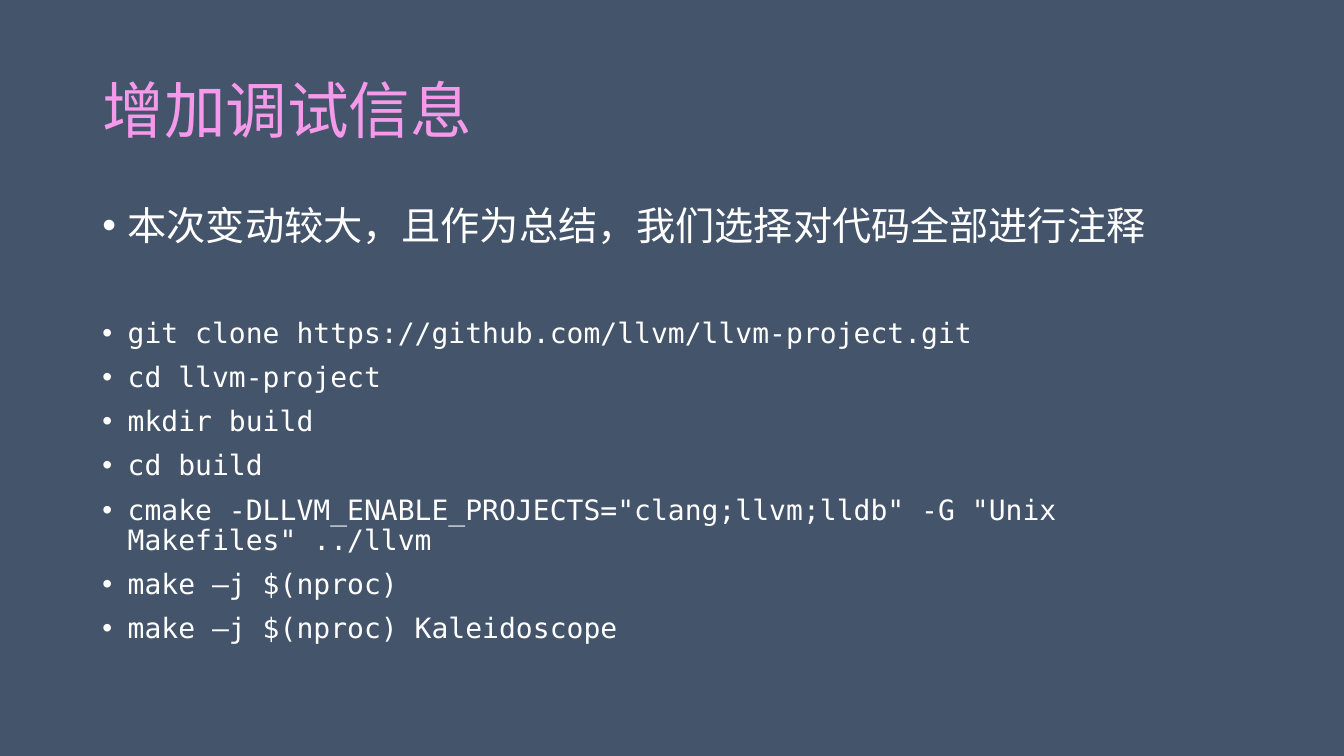
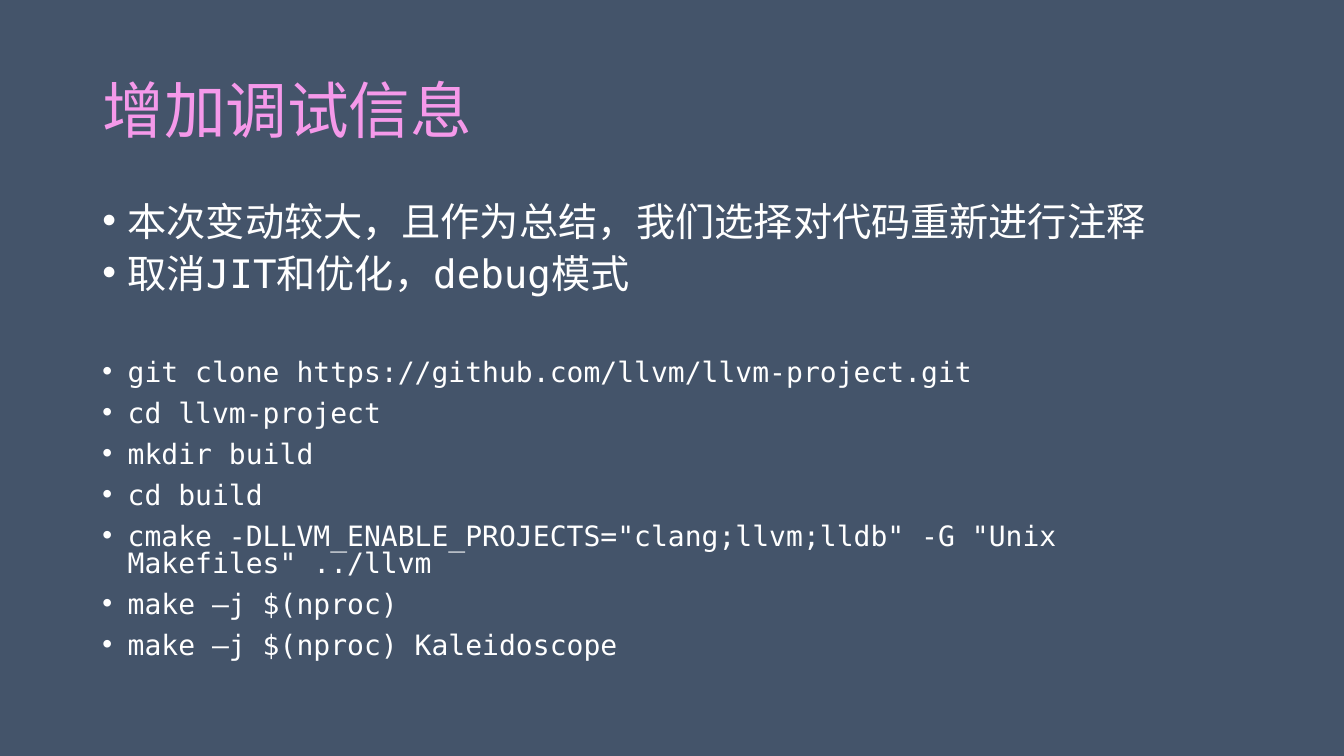
Before and after one commit to achieveartificialintelligence/download, a slide deck: slide 2 of Kaleidoscope/Ch9/Kaleidoscope.pptx. Drawn at 1344x756 pixels with LibreOffice and Linux fonts; fonts in the diff are those of the drawing. Boxes give left, top, right and bottom in pixels: in the first picture for what was removed or moved away, otherwise in the second. Text is boxed around its words. In the diff, an @@ line names an element or a change of style, - is before the commit and + after.

```diff
--- a/Kaleidoscope/Ch9/Kaleidoscope.pptx
+++ b/Kaleidoscope/Ch9/Kaleidoscope.pptx
@@ text at [128,203,1146,297]: text changed @@
-• 本次变动较大，且作为总结，我们选择对代码全部进行注释
+• 本次变动较大，且作为总结，我们选择对代码重新进行注释
+• 取消JIT和优化，debug模式
@@ text at [128,360,1056,661]: line spacing 0.9 to 0.8 @@
```
Also in this commit, not shown: 1 other slide changed.
